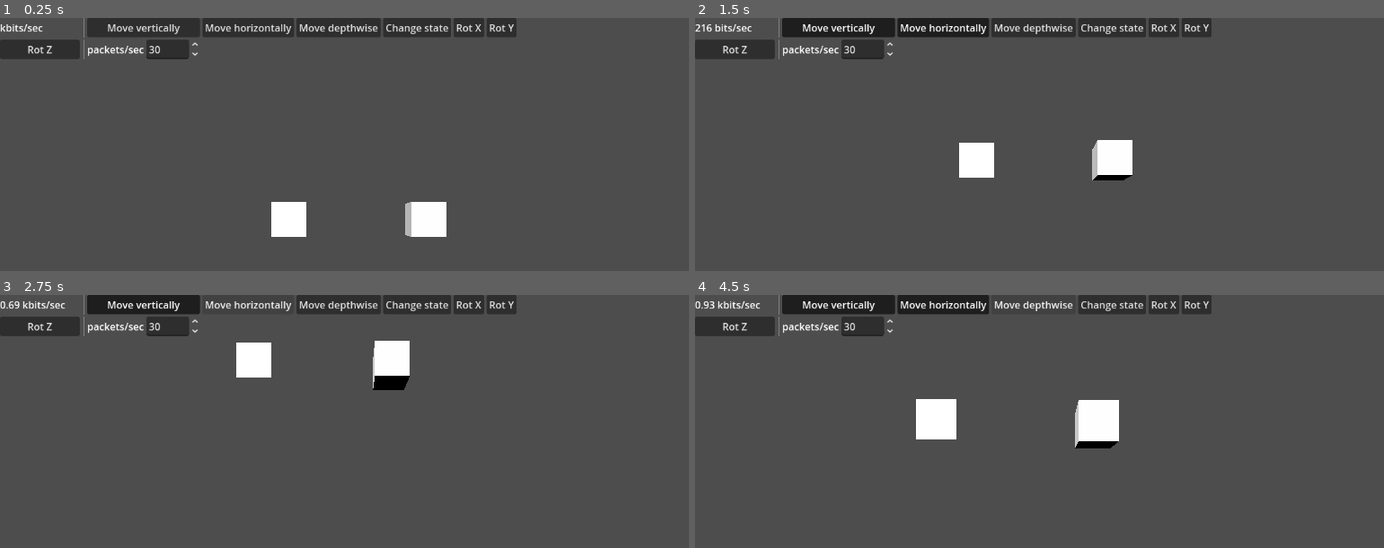
Above: before the commit, frames 1-4 (two rows, left to right).
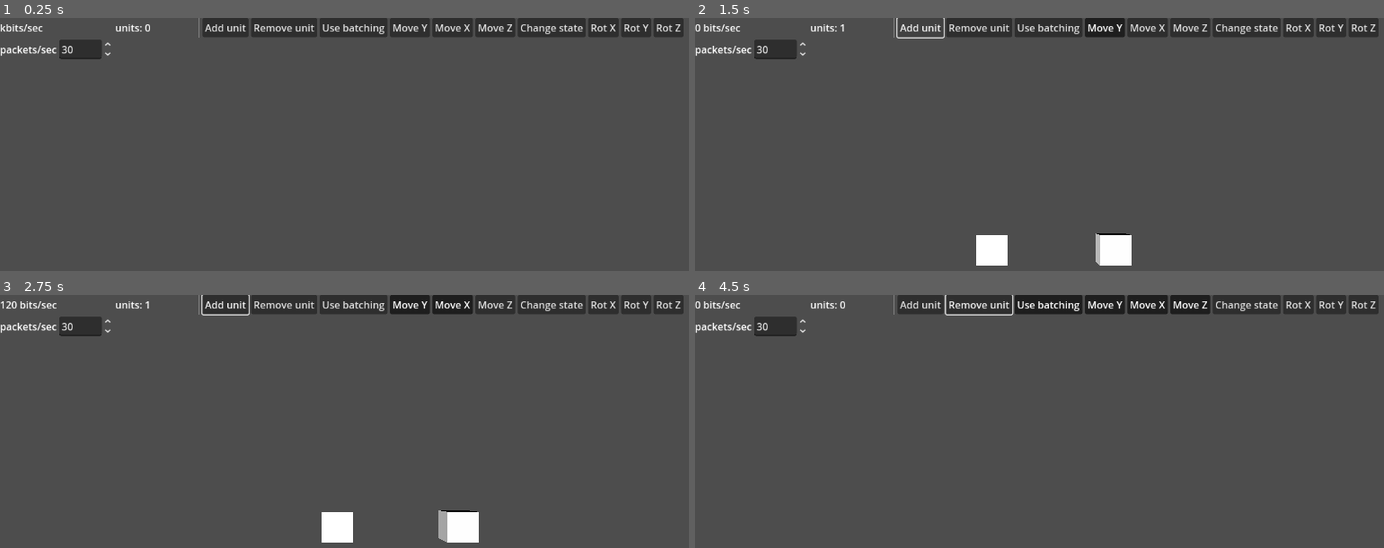
Above: after the commit, the same moments.

Repository: wowtamz/efficient-state-sync
Game: Godot game, scene res://3d/benchmark3d.tscn
Two runs of this game, one before a commit and one after it. Both use one fixed random seed, a clock stepped at 60 frames per second and the inputs below. This scene is started directly instead of the project's main scene.
Inputs (mouse positions are in pixels of both pictures, inside the frame that each line leads up to):
- Up to frame 1 (0.25 s): no input
- Up to frame 2 (1.5 s): click "Move vertically" (after the commit: "Move Y") at 0.5 s; click (922, 28) at 1.25 s, where only the run after the commit has a clickable "Add unit"
- Up to frame 3 (2.75 s): click "Move horizontally" (after the commit: "Move X") at 2 s
- Up to frame 4 (4.5 s): click (977, 305) at 2.75 s, where only the run after the commit has a clickable "Remove unit"; click "Move depthwise" (after the commit: "Move Z") at 3.5 s; click (1046, 305) at 4.25 s, where only the run after the commit has a clickable "Use batching"

The runs differ from the first frame. In frame 1, 6.7% of the frame differs, in the area x 0-100%, y 0-87%; in frame 2, 8.6%, in the area x 0-100%, y 0-98%; in frame 3, 8.5%; in frame 4, 8.1%.

Commit message:
updated benchmark3d with addable units and batching option

Diff:
--- a/3d/benchmark3d.tscn
+++ b/3d/benchmark3d.tscn
@@ -1,34 +1,140 @@
-[gd_scene load_steps=4 format=3 uid="uid://deej8r8b345l4"]
-
-[ext_resource type="PackedScene" uid="uid://6obhswiy5rre" path="res://3d/unit3d.tscn" id="1_kujka"]
-[ext_resource type="PackedScene" uid="uid://1smt4uyggw43" path="res://3d/shadow3d.tscn" id="2_oqfq0"]
+[gd_scene load_steps=2 format=3 uid="uid://ccataafcggfki"]
 
 [sub_resource type="GDScript" id="GDScript_5df01"]
 script/source = "extends Control
 
+var unit_scene: PackedScene = preload(\"res://3d/unit.tscn\")
+var shadow_scene: PackedScene = preload(\"res://3d/shadow.tscn\")
+
 var sent_bytes: int = 0
-
+var send_rate: int = 30
 var _counter: float = 0.0
+var _send_rate_counter: float = 0.0
+var _use_batching: bool = false
+
+var id_counter = 0
+var shadows := Dictionary()
 
 func _ready() -> void:
 	connect_buttons()
 
+func spawn_object() -> void:
+	add_unit(id_counter)
+	add_shadow(id_counter)
+	id_counter += 1
+
+func despawn_object() -> void:
+	if id_counter > 0:
+		id_counter -= 1
+		var unit = get_unit(id_counter)
+		var shadow = get_shadow(id_counter)
+		shadows.erase(id_counter)
+		unit.queue_free()
+		shadow.queue_free()
+
+func add_unit(id: int = id_counter) -> void:
+	var new_unit = unit_scene.instantiate()
+	new_unit.id = id
+	new_unit.position.x = 2 + randi_range(-2, 2)
+	new_unit.position.y = randi_range(-2, 2)
+	new_unit.position.z = randi_range(-2, 2)
+
+	$world.add_child(new_unit)
+	if id > 0:
+		var root_unit = get_unit(0)
+		new_unit.set_change_state(root_unit.changes_state)
+		new_unit.apply_rotation_x(root_unit.get(\"_angle_x\") > 0.0)
+		new_unit.apply_rotation_y(root_unit.get(\"_angle_y\") > 0.0)
+		new_unit.apply_rotation_z(root_unit.get(\"_angle_z\") > 0.0)
+		new_unit.set_move_vertically(root_unit.move_vertially)
+		new_unit.set_move_horizontally(root_unit.move_horizontally)
+		new_unit.set_move_depthwise(root_unit.move_depthwise)
+
+func add_shadow(id: int = id_counter) -> void:
+	var new_shadow = shadow_scene.instantiate()
+	new_shadow.id = id_counter
+	$world.add_child(new_shadow)
+
 func connect_buttons() -> void:
-	$ui/b_vert.connect(\"toggled\", Callable($world/Unit, \"set_move_vertially\"))
-	$ui/b_hor.connect(\"toggled\", Callable($world/Unit, \"set_move_horizontally\"))
-	$ui/b_depth.connect(\"toggled\", Callable($world/Unit, \"set_move_depthwise\"))
-	$ui/b_state.connect(\"toggled\", Callable($world/Unit, \"set_change_state\"))
-	$ui/b_rot_x.connect(\"toggled\", Callable($world/Unit, \"apply_rotation_x\"))
-	$ui/b_rot_y.connect(\"toggled\", Callable($world/Unit, \"apply_rotation_y\"))
-	$ui/b_rot_z.connect(\"toggled\", Callable($world/Unit, \"apply_rotation_z\"))
-
-	$ui/b_packet_count/spinbox.connect(\"value_changed\", Callable($world/Unit, \"set_send_rate\"))
-
-func on_change_state_pressed(toggled: bool) -> void:
-	$Unit.changes_state = toggled
+	$ui/b_add.connect(\"pressed\", Callable(self, \"spawn_object\"))
+	$ui/b_remove.connect(\"pressed\", Callable(self, \"despawn_object\"))
+	$ui/b_batch.connect(\"toggled\", Callable(self, \"set_use_batching\"))
+	$ui/b_vert.connect(\"toggled\", Callable(self, \"set_move_vertically\"))
+	$ui/b_hor.connect(\"toggled\", Callable(self, \"set_move_horizontally\"))
+	$ui/b_depth.connect(\"toggled\", Callable(self, \"set_move_depthwise\"))
+	$ui/b_state.connect(\"toggled\", Callable(self, \"set_change_state\"))
+	$ui/b_rot_x.connect(\"toggled\", Callable(self, \"apply_rotation_x\"))
+	$ui/b_rot_y.connect(\"toggled\", Callable(self, \"apply_rotation_y\"))
+	$ui/b_rot_z.connect(\"toggled\", Callable(self, \"apply_rotation_z\"))
+	$ui/b_packet_count/spinbox.connect(\"value_changed\", Callable(self, \"set_send_rate\"))
+
+func set_use_batching(val: bool):
+	_use_batching = val
+
+func set_change_state(val: bool) -> void:
+	for node in get_tree().get_nodes_in_group(\"unit\"):
+		node.set_change_state(val)
+
+func apply_rotation_x(val: bool) -> void:
+	for node in get_tree().get_nodes_in_group(\"unit\"):
+		node.apply_rotation_x(val)
+
+func apply_rotation_y(val: bool) -> void:
+	for node in get_tree().get_nodes_in_group(\"unit\"):
+		node.apply_rotation_y(val)
+
+func apply_rotation_z(val: bool) -> void:
+	for node in get_tree().get_nodes_in_group(\"unit\"):
+		node.apply_rotation_z(val)
+
+func set_move_vertically(val: bool) -> void:
+	for node in get_tree().get_nodes_in_group(\"unit\"):
+		node.set_move_vertically(val)
+
+func set_move_horizontally(val: bool) -> void:
+	for node in get_tree().get_nodes_in_group(\"unit\"):
+		node.set_move_horizontally(val)
+
+func set_move_depthwise(val: bool) -> void:
+	for node in get_tree().get_nodes_in_group(\"unit\"):
+		node.set_move_depthwise(val)
+
+func set_send_rate(val: int) -> void:
+	send_rate = val
 
 func _process(delta: float) -> void:
+	$ui/units.text = \"units: %d\" % (id_counter)
+	process_state_sync(delta)
 	process_send_rate(delta)
+
+func process_state_sync(delta: float) -> void:
+	_send_rate_counter += delta
+	if _send_rate_counter > 1.0 / float(send_rate):
+		_send_rate_counter = 0.0
+		var batch_data: Dictionary[int, StateData] = {}
+		for node in get_tree().get_nodes_in_group(\"unit\"):
+			var packet = node.get_packet()
+			if packet:
+				if _use_batching:
+					batch_data[node.id] = packet
+				else:
+					var byte_array: PackedByteArray = packet.to_bytes()
+					add_sent_bytes(byte_array.size())
+					var shadow = get_shadow(node.id)
+					shadow.on_receive_packet(byte_array)
+		if not batch_data.is_empty():
+			var batch_packet = BatchStateData2D.new(batch_data)
+			var batch_bytes = batch_packet.to_bytes()
+			add_sent_bytes(batch_bytes.size())
+			on_receive_batch(batch_bytes)
+
+func on_receive_batch(bytes: PackedByteArray) -> void:
+	var batch = BatchStateData3D.from_bytes(bytes)
+	for key in batch.get_data().keys():
+		var shadow = get_shadow(key)
+		if shadow:
+			var state_data: StateData = batch.get_data()[key]
+			shadow.sync_state(state_data)
 
 func process_send_rate(delta: float) -> void:
 	_counter += delta
@@ -39,10 +145,26 @@
 		_counter = 0.0
 
 func add_sent_bytes(amount: int) -> void:
-	sent_bytes += amount
+	var udp_header = 8 # 64 bit udp header
+	sent_bytes += udp_header + amount
 
 func get_sent_bits() -> int:
 	return sent_bytes * 8
+
+func get_unit(id: int) -> Node3D:
+	for node in get_tree().get_nodes_in_group(\"unit\"):
+		if node.id == id:
+			return node
+	return null
+
+func get_shadow(id: int) -> Node3D:
+	if shadows.has(id):
+		return shadows[id]
+	for node in get_tree().get_nodes_in_group(\"shadow\"):
+		if node.id == id:
+			shadows[id] = node
+			return node
+	return null
 "
 
 [node name="benchmark" type="Control"]
@@ -61,33 +183,52 @@
 offset_bottom = 82.0
 grow_horizontal = 2
 size_flags_horizontal = 4
-columns = 8
+columns = 13
 
 [node name="bps" type="Label" parent="ui"]
 custom_minimum_size = Vector2(128, 0)
 layout_mode = 2
 text = "kbits/sec"
 
+[node name="units" type="Label" parent="ui"]
+custom_minimum_size = Vector2(128, 0)
+layout_mode = 2
+text = "units: 0"
+
 [node name="vsep" type="VSeparator" parent="ui"]
 layout_mode = 2
 
+[node name="b_add" type="Button" parent="ui"]
+layout_mode = 2
+text = "Add unit"
+
+[node name="b_remove" type="Button" parent="ui"]
+layout_mode = 2
+text = "Remove unit"
+
+[node name="b_batch" type="Button" parent="ui"]
+layout_mode = 2
+focus_mode = 0
+toggle_mode = true
+text = "Use batching"
+
 [node name="b_vert" type="Button" parent="ui"]
 layout_mode = 2
 focus_mode = 0
 toggle_mode = true
-text = "Move vertically"
+text = "Move Y"
 
 [node name="b_hor" type="Button" parent="ui"]
 layout_mode = 2
 focus_mode = 0
 toggle_mode = true
-text = "Move horizontally"
+text = "Move X"
 
 [node name="b_depth" type="Button" parent="ui"]
 layout_mode = 2
 focus_mode = 0
 toggle_mode = true
-text = "Move depthwise"
+text = "Move Z"
 
 [node name="b_state" type="Button" parent="ui"]
 layout_mode = 2
@@ -114,9 +255,6 @@
 focus_mode = 0
 toggle_mode = true
 text = "Rot Z"
-
-[node name="vsep2" type="VSeparator" parent="ui"]
-layout_mode = 2
 
 [node name="b_packet_count" type="HBoxContainer" parent="ui"]
 layout_mode = 2
@@ -135,11 +273,5 @@
 transform = Transform3D(1, 0, 0, 0, 1, 0, 0, 0, 1, 0, 0, 7.99024)
 current = true
 
-[node name="Unit" parent="world" instance=ExtResource("1_kujka")]
-transform = Transform3D(1, 0, 0, 0, 1, 0, 0, 0, 1, 2, 0, 0)
-
-[node name="shadow" parent="world" instance=ExtResource("2_oqfq0")]
-transform = Transform3D(1, 0, 0, 0, 1, 0, 0, 0, 1, -2, 0, 0)
-
 [node name="DirectionalLight3D" type="DirectionalLight3D" parent="world"]
 transform = Transform3D(0.981019, 0, -0.193909, 0, 1, 0, 0.193909, 0, 0.981019, -4.45038, 0, 0)
--- a/3d/shadow.tscn
+++ b/3d/shadow.tscn
@@ -11,12 +11,14 @@
 	4: Color.YELLOW,
 	5: Color.PINK
 }
-
+var id: int = 0
 var state: int = 0 : set = set_state
 
 func on_receive_packet(packet: PackedByteArray) -> void:
 	var state_data: StateData = StateData3D.from_bytes(packet)
+	sync_state(state_data)
 
+func sync_state(state_data: StateData) -> void:
 	var pos_x = null
 	var pos_y = null
 	var pos_z = null
--- a/3d/unit.tscn
+++ b/3d/unit.tscn
@@ -11,6 +11,8 @@
 	4: Color.YELLOW,
 	5: Color.PINK
 }
+
+var id: int = 0
 
 var movement_area = Vector3(4, 4, 4)
 var move_dir = Vector3(0, 0, 0)
@@ -60,7 +62,7 @@
 func apply_rotation_z(val: bool) -> void:
 	_angle_z = randf_range(1.0, 10.0) if val else 0.0
 
-func set_move_vertially(val: bool) -> void:
+func set_move_vertically(val: bool) -> void:
 	move_dir.y = randf_range(-1.0, 1.0) if val else 0.0
 	move_dir = move_dir.normalized()
 	move_vertially = val
@@ -80,7 +82,6 @@
 
 func _process(delta: float) -> void:
 	process_states(delta)
-	process_state_sync(delta)
 	process_movement(delta)
 	process_rotation(delta)
 
@@ -91,38 +92,30 @@
 			_counter = 0.0
 			change_state()
 
-func process_state_sync(delta: float) -> void:
-	_counter2 += delta
-	if _counter2 > 1.0 / float(_send_rate):
-		_counter2 = 0.0
+func get_packet() -> Variant:
+	var packet = StateData3D.new()
 
-		var packet = StateData3D.new()
+	var values = [state, position.x, position.y, position.z,
+		rotation.x, rotation.y, rotation.z]
 
-		var values = [state, position.x, position.y, position.z,
-			rotation.x, rotation.y, rotation.z]
+	var indicies = [StateData3D.STATE, StateData3D.POS_X, StateData3D.POS_Y,
+		StateData3D.POS_Z, StateData3D.ROT_X, StateData3D.ROT_Y, StateData3D.ROT_Z]
 
-		var indicies = [StateData3D.STATE, StateData3D.POS_X, StateData3D.POS_Y,
-			StateData3D.POS_Z, StateData3D.ROT_X, StateData3D.ROT_Y, StateData3D.ROT_Z]
+	var last_values = [\"last_state\", \"last_pos_x\", \"last_pos_y\", \"last_pos_z\",
+		\"last_rot_x\", \"last_rot_y\", \"last_rot_z\"]
 
-		var last_values = [\"last_state\", \"last_pos_x\", \"last_pos_y\", \"last_pos_z\",
-			\"last_rot_x\", \"last_rot_y\", \"last_rot_z\"]
+	for i in range(values.size()):
+		var val = values[i]
+		var index = indicies[i]
+		var last_val = last_values[i]
 
-		for i in range(values.size()):
-			var val = values[i]
-			var index = indicies[i]
-			var last_val = last_values[i]
+		if val != get(last_val):
+			packet.append(index, val)
+			set(last_val, val)
 
-			if val != get(last_val):
-				packet.append(index, val)
-				set(last_val, val)
-
-		if packet.has_data():
-			send_packet(packet)
-
-func send_packet(packet: StateData) -> void:
-	var byte_array: PackedByteArray = packet.to_bytes()
-	get_parent().get_parent().add_sent_bytes(byte_array.size())
-	get_parent().get_node(\"shadow\").on_receive_packet(byte_array)
+	if packet.has_data():
+		return packet
+	return null
 
 func process_movement(delta: float) -> void:
 
@@ -158,7 +151,7 @@
 [sub_resource type="BoxMesh" id="BoxMesh_3wnp8"]
 material = SubResource("StandardMaterial3D_3wnp8")
 
-[node name="Unit3d" type="Node3D" groups=["unit"]]
+[node name="unit" type="Node3D" groups=["unit"]]
 script = SubResource("GDScript_3wnp8")
 
 [node name="MeshInstance3D" type="MeshInstance3D" parent="."]
